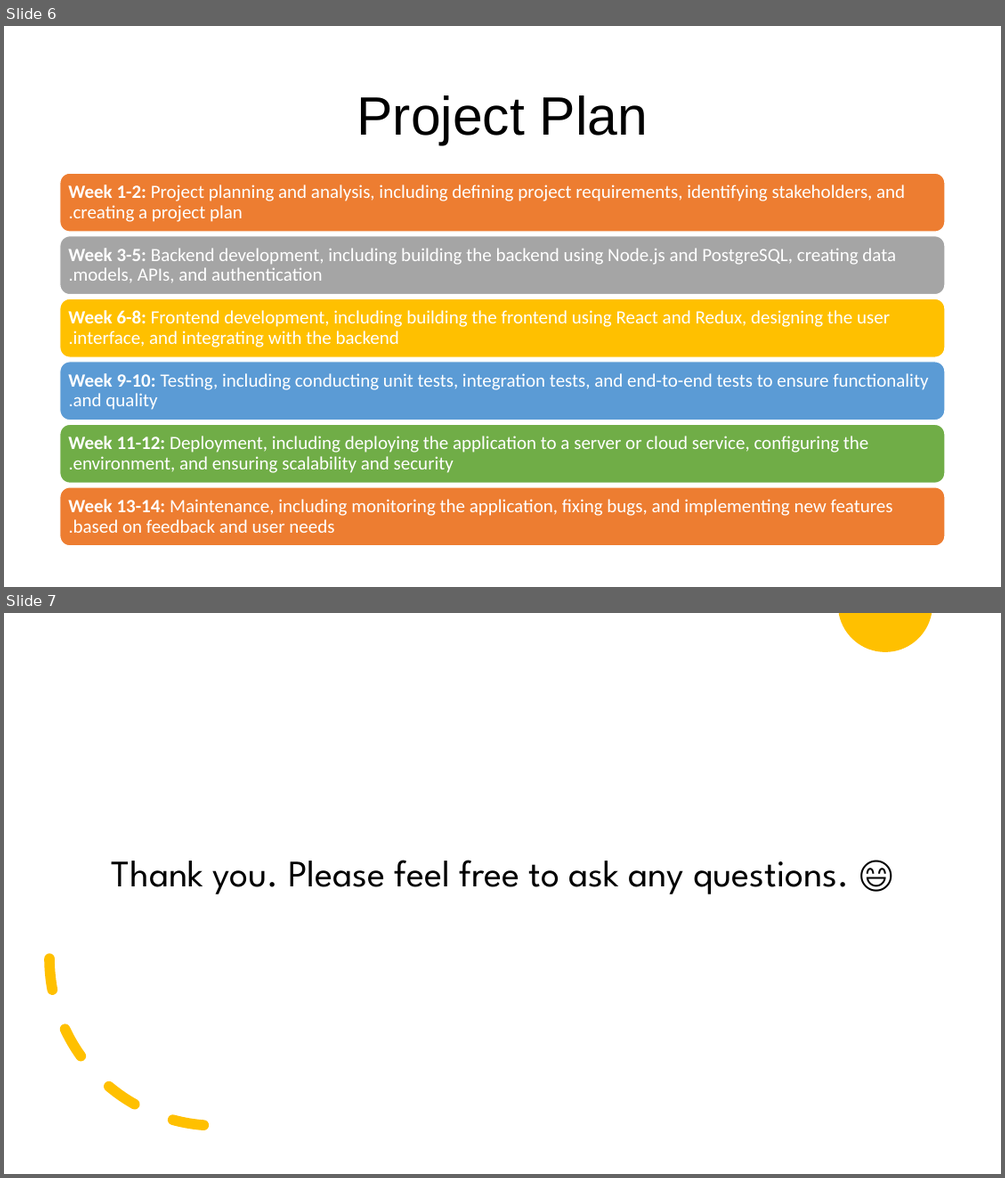
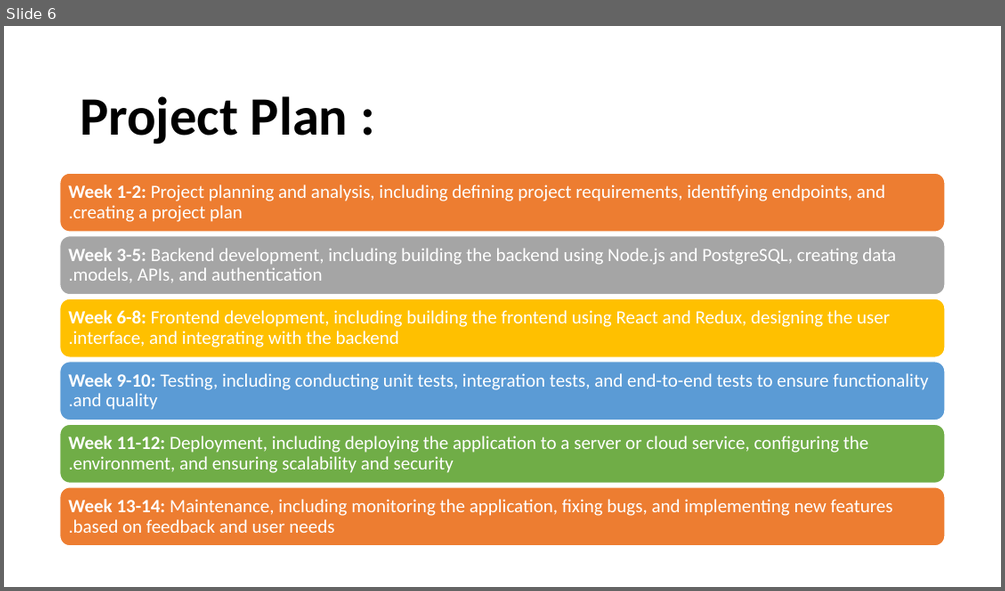
Before and after one commit to roone858/School-Managment-System, a slide deck: docs/school managment system.pptx. Shown one above the other, each under a label of ours: slides 6 and 7 before the commit, slide 6 after it. The pictures are 1005x1178 and 1005x591 pixels, drawn with LibreOffice and Linux fonts; fonts in the diff are those of the drawing. Boxes give left, top, right and bottom in pixels: in the first picture for what was removed or moved away, otherwise in the second. Text is boxed around its words. In the diff, an @@ line names an element or a change of style, - is before the commit and + after.

```diff
--- a/docs/school managment system.pptx
+++ b/docs/school managment system.pptx
@@ slide 7 removed at <box>4,613,1001,1174</box>, background #FFFFFF @@
@@ freeform shape removed at <box>839,613,931,652</box> @@
@@ arc (boxed as its full ellipse) removed at <box>49,792,384,1126</box> @@
@@ text removed at <box>112,860,849,894</box> @@
-Thank you. Please feel free to ask any questions. 😄
@@ slide 6 changed as well @@
@@ title at <box>80,96,348,144</box>: text changed; font Arial to Calibri; bold on @@
-Project Plan
+Project Plan :
@@ text at <box>68,184,885,222</box>: text changed @@
-Week 1-2: Project planning and analysis, including defining project requirements, identifying stakeholders, and creating a project plan.
+Week 1-2: Project planning and analysis, including defining project requirements, identifying endpoints, and creating a project plan.
```
Also in this commit, not shown: 3 other slides changed, 5 slides added, 2 other slides removed, 9 other files.
